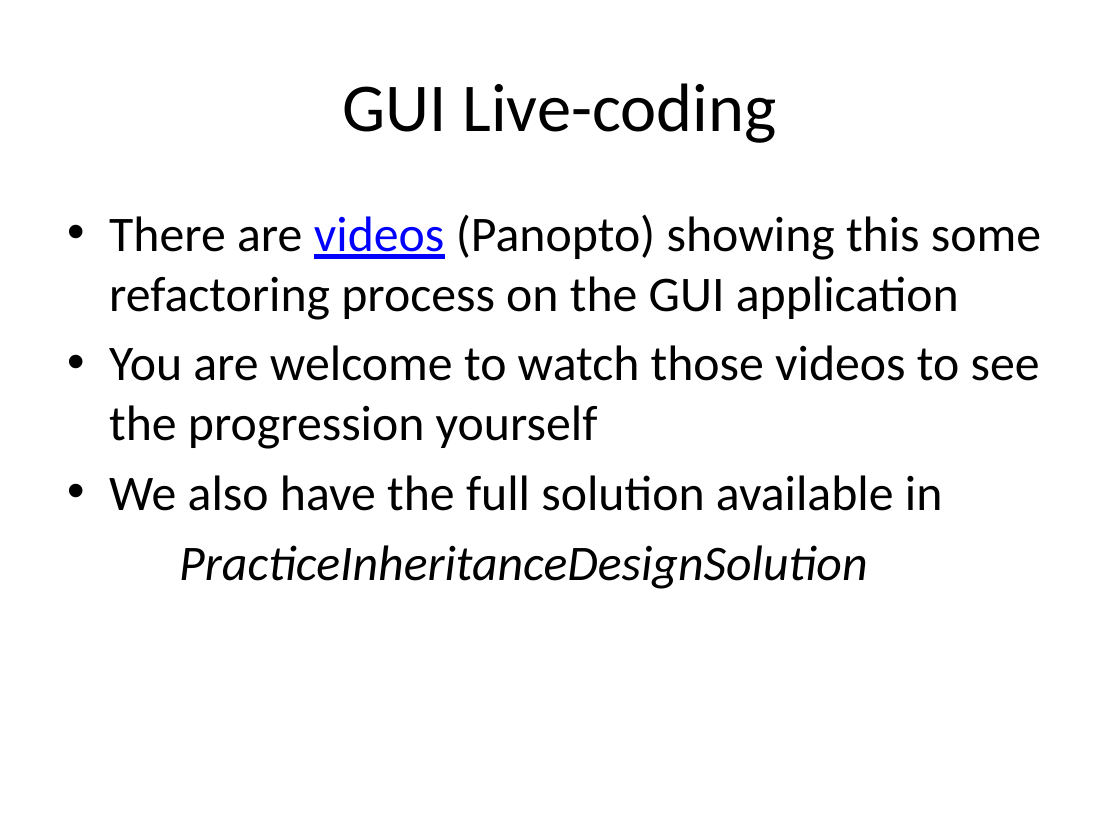
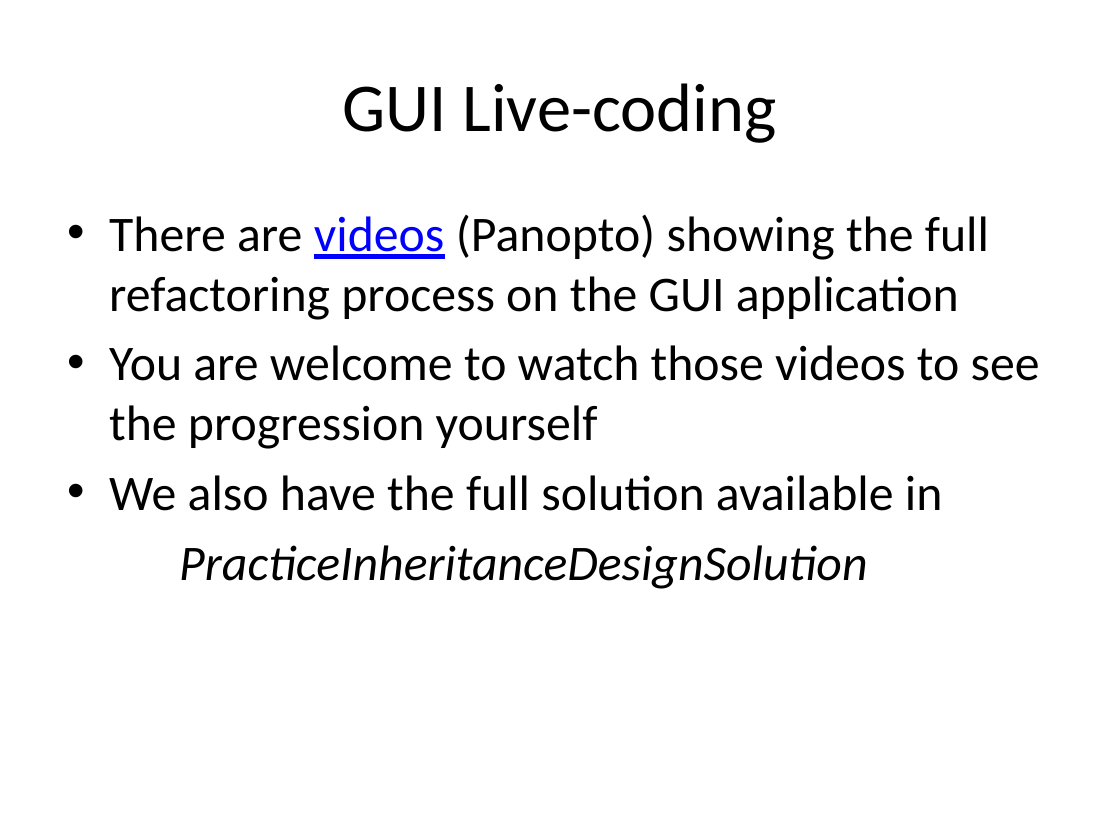
Before and after one commit to RHIT-CSSE/csse220, a slide deck: slide 14 of ClassMaterials/CollisionHandling/Slides/Part1-DesignInheritance.pptx (slide 15 before the commit). Drawn at 1120x840 pixels with LibreOffice and Linux fonts; fonts in the diff are those of the drawing. Boxes give left, top, right and bottom in pixels: in the first picture for what was removed or moved away, otherwise in the second. Text is boxed around its words. In the diff, an @@ line names an element or a change of style, - is before the commit and + after.

```diff
--- a/ClassMaterials/CollisionHandling/Slides/Part1-DesignInheritance.pptx
+++ b/ClassMaterials/CollisionHandling/Slides/Part1-DesignInheritance.pptx
@@ text at (109,215,989,320): text changed @@
-• There are videos (Panopto) showing this some refactoring process on the GUI application
+• There are videos (Panopto) showing the full refactoring process on the GUI application
```
Also in this commit, not shown: 4 other slides changed, 1 slide removed, 5 other files.
